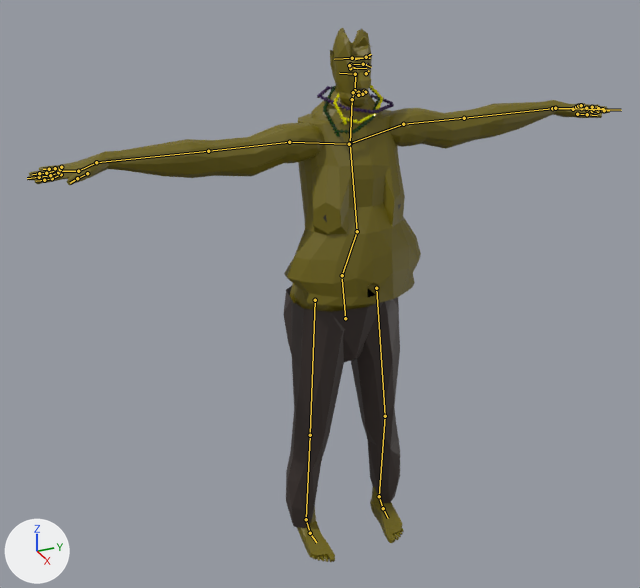
One commit to the glTF model Gangsta Wizards/Main/Card Shark Campaign/Character Models/Goblins/goblin_8.glb: the scene before it, then after it.
Before and after are seen from a 50 mm lens placed at (1.957, -0.992, 1.028), pointed at (-0.061, -0.084, 0.019). The axes (+X, +Y, +Z) are drawn at lower left. The lights are the same throughout. The older version comes first. The bones that change, and the others that lie on the model, are drawn over the model as lines.

Objects in the first picture: 'Beads', 'Beads.001', 'Beads.002', 'Gob8', 'Gob8.001'.
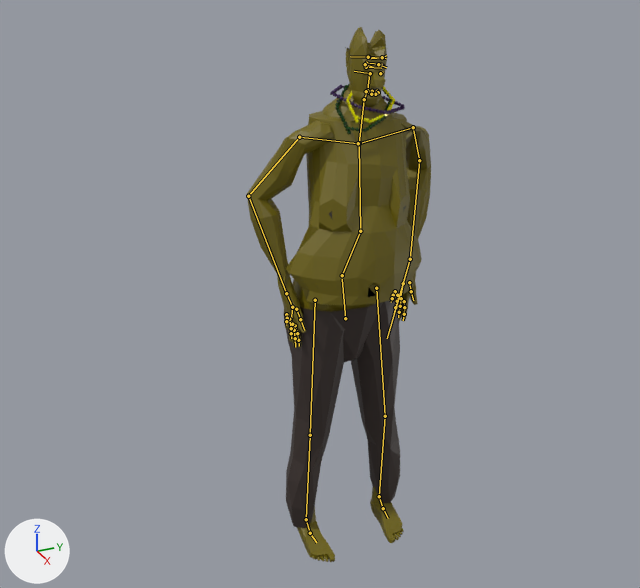
The newer file adds an action. The first version stands in its rest pose; the second is drawn at frame 34 of the action 'Walking Upper'.

The edits, one by one:
Bone 'Stomach' (bone_stomach) turns from (0, 0, 0) to (0, -2, -4) degrees about its own x, y and z.
Bone 'Bicep L' (bone_bicep_l) turns from (0, 0, 0) to (59, 153, -3) degrees about its own x, y and z.
Bone 'Forearm L' (bone_forearm_l) turns from (0, 0, 0) to (18, -14, 74) degrees about its own x, y and z.
Bone 'Wrist L' (bone_wrist_l) turns from (0, 0, 0) to (24, -136, -31) degrees about its own x, y and z.
Bone 'Bicep R' (bone_bicep_r) turns from (0, 0, 0) to (-63, -53, 109) degrees about its own x, y and z.
Bone 'Forearm R' (bone_forearm_r) turns from (0, 0, 0) to (54, 2, -4) degrees about its own x, y and z.
Bone 'Wrist R' (bone_wrist_r) turns from (0, 0, 0) to (10, 74, 17) degrees about its own x, y and z.

Pixel boxes [x1, y1, x2, y2] of what changed, in the pictures (640 x 588 px):
'Gob8', posed (68% narrower): before [28, 28, 611, 562]; after [247, 27, 431, 562]
'Beads', posed: before [323, 85, 380, 137]; after [335, 84, 392, 134]
'Beads.002', posed: before [317, 86, 394, 114]; after [330, 85, 405, 114]
'Beads.001', posed (10% shorter): before [333, 85, 383, 125]; after [346, 87, 395, 123]
bone 'Stomach', root to tip: before (342, 275) to (357, 231); after (342, 275) to (360, 231)
bone 'Bicep L', root to tip: before (403, 124) to (464, 118); after (413, 127) to (419, 160)
bone 'Forearm L', root to tip: before (464, 118) to (552, 108); after (419, 160) to (410, 259)
bone 'Wrist L', root to tip: before (552, 108) to (573, 109); after (410, 259) to (403, 283)
bone 'Bicep R', root to tip: before (289, 142) to (208, 151); after (299, 137) to (248, 196)
bone 'Forearm R', root to tip: before (208, 151) to (96, 162); after (248, 196) to (286, 293)
bone 'Wrist R', root to tip: before (96, 162) to (78, 171); after (286, 293) to (292, 307)
